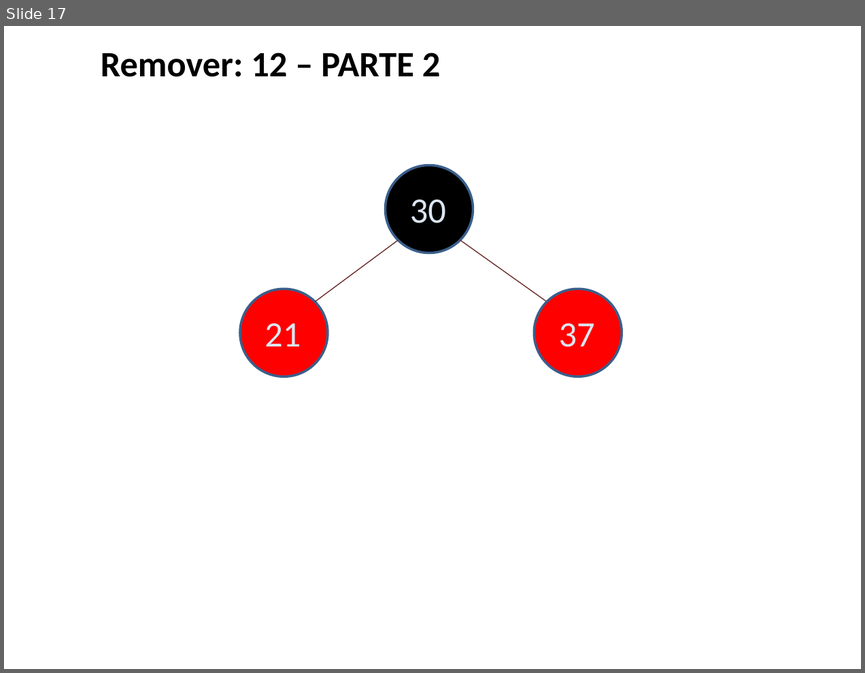
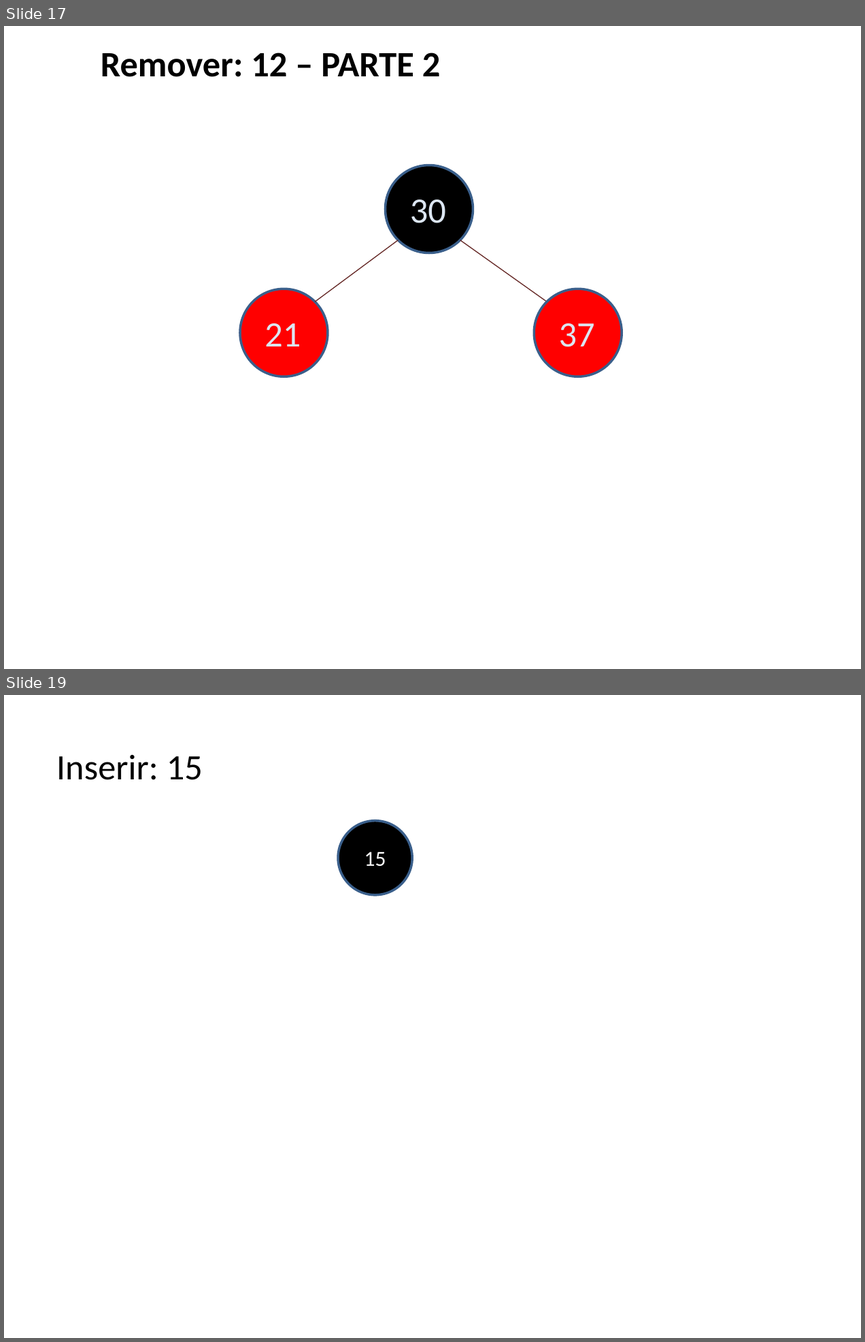
Before and after one commit to AndreBoniatti/ProjCPP, a slide deck: Arvores/Representacoes/ExArvRubroNegra.pptx. Shown one above the other, each under a label of ours: slide 17 before the commit, slides 17 and 19 after it; the slides between them are not shown. The pictures are 865x673 and 865x1342 pixels, drawn with LibreOffice and Linux fonts; fonts in the diff are those of the drawing. Boxes give left, top, right and bottom in pixels: in the first picture for what was removed or moved away, otherwise in the second. Text is boxed around its words. In the diff, an @@ line names an element or a change of style, - is before the commit and + after.

```diff
--- a/Arvores/Representacoes/ExArvRubroNegra.pptx
+++ b/Arvores/Representacoes/ExArvRubroNegra.pptx
@@ slide 19 added at (4,695,861,1338), background #FFFFFF @@
@@ subtitle added at (56,755,203,780), 30 pt, text #000000 @@
+Inserir: 15
@@ ellipse added at (338,821,413,896), fill #000000, outline #3A5F8C 2 pt, 18 pt, text #FFFFFF @@
+15
```
Also in this commit, not shown: 36 other slides added.
